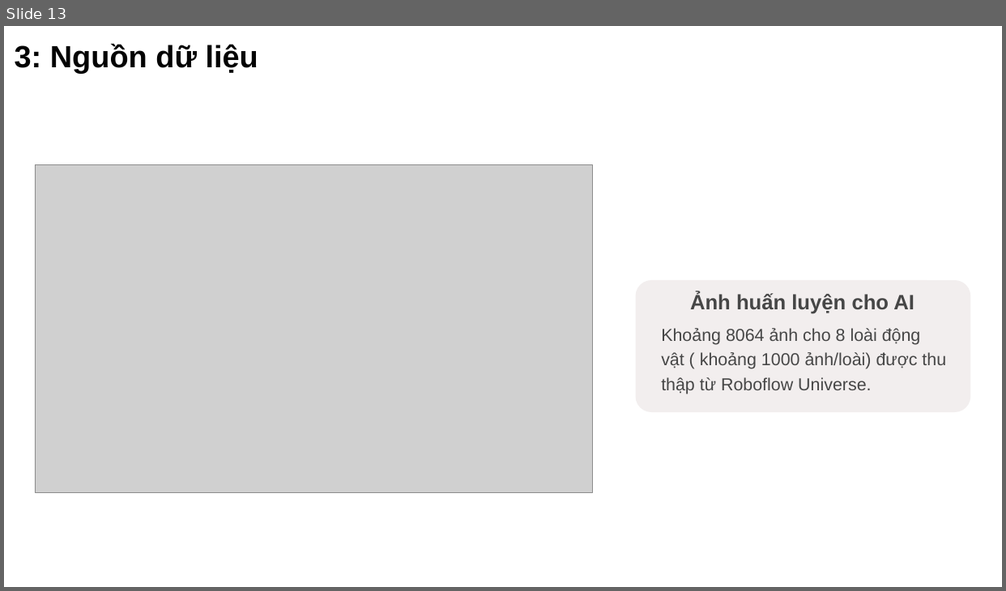
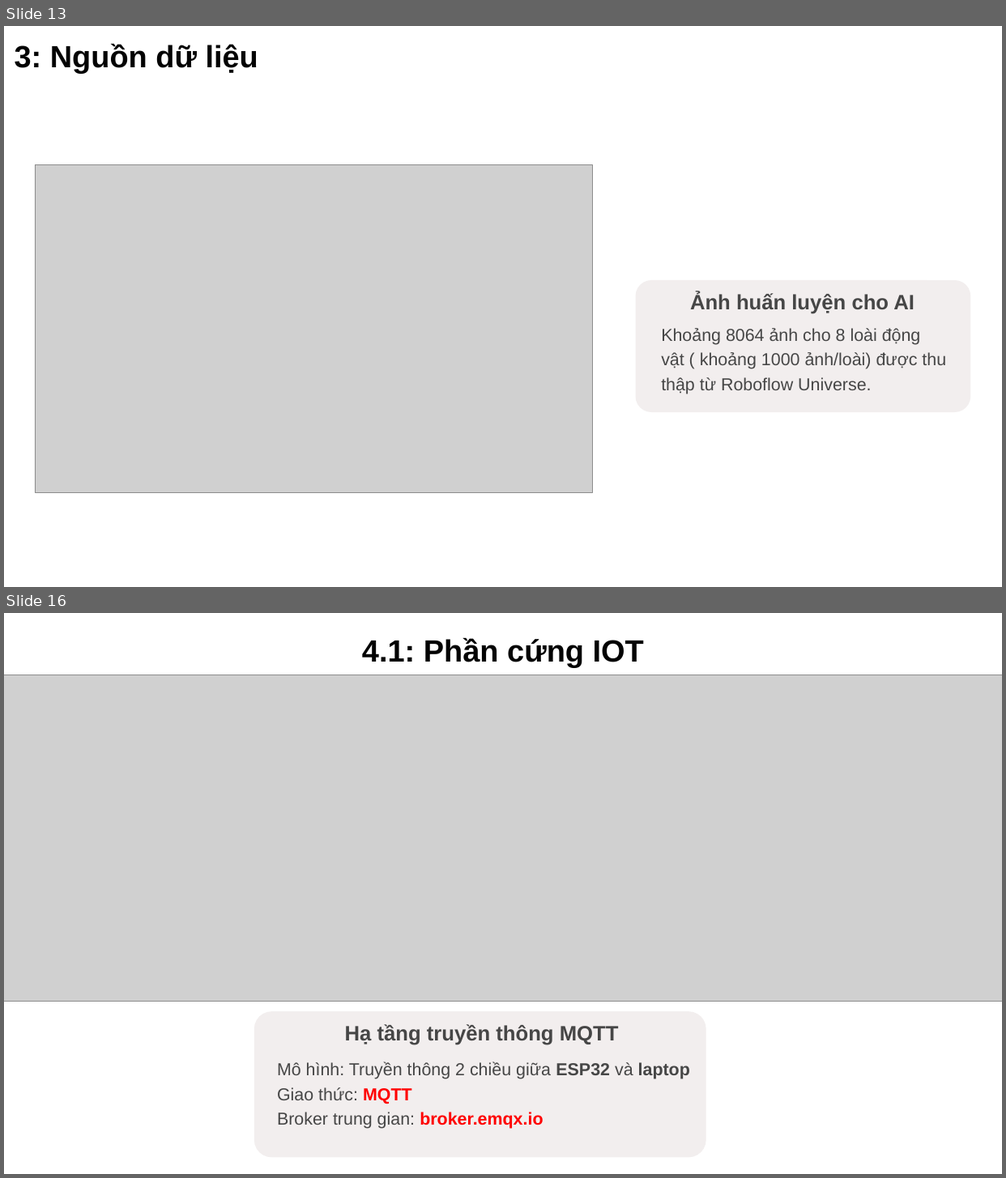
Before and after one commit to NguyenTAnh2005/IntelligentSystem_Vu_Hai_Anh, a slide deck: final_project/reports/Bao_Cao/baocao.pptx. Shown one above the other, each under a label of ours: slide 13 before the commit, slides 13 and 16 after it; the slides between them are not shown. The pictures are 1006x591 and 1006x1178 pixels, drawn with LibreOffice and Linux fonts; fonts in the diff are those of the drawing; grey boxes stand for pictures; background and template pictures are left out. Boxes give left, top, right and bottom in pixels: in the first picture for what was removed or moved away, otherwise in the second. Text is boxed around its words. In the diff, an @@ line names an element or a change of style, - is before the commit and + after.

```diff
--- a/final_project/reports/Bao_Cao/baocao.pptx
+++ b/final_project/reports/Bao_Cao/baocao.pptx
@@ slide 16 added at (4,613,1002,1174), background #000000; not listed: 1 template element that a slide beside it also shows @@
@@ text added at (362,637,644,667), 35.5 pt, text #030303, bold @@
+4.1: Phần cứng IOT
@@ picture added at (4,675,1002,1002) @@
@@ rounded rectangle added at (254,1012,706,1157), fill #F2EEEE @@
@@ text added at (345,1024,619,1046), 24 pt, text #464646, bold @@
+Hạ tầng truyền thông MQTT
@@ text added at (277,1062,690,1129), 20 pt, text #464646 @@
+Mô hình: Truyền thông 2 chiều giữa ESP32 và laptop
+Giao thức: MQTT
+Broker trung gian: broker.emqx.io
```
Also in this commit, not shown: 7 slides changed, 26 other slides added, 14 slides removed, 2 other files.
